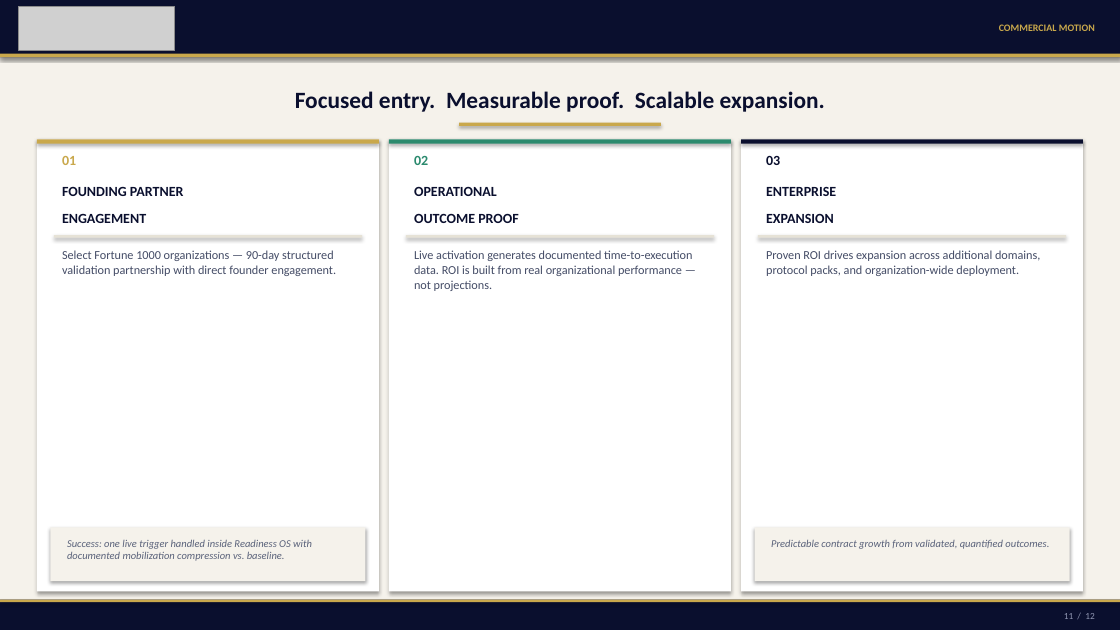
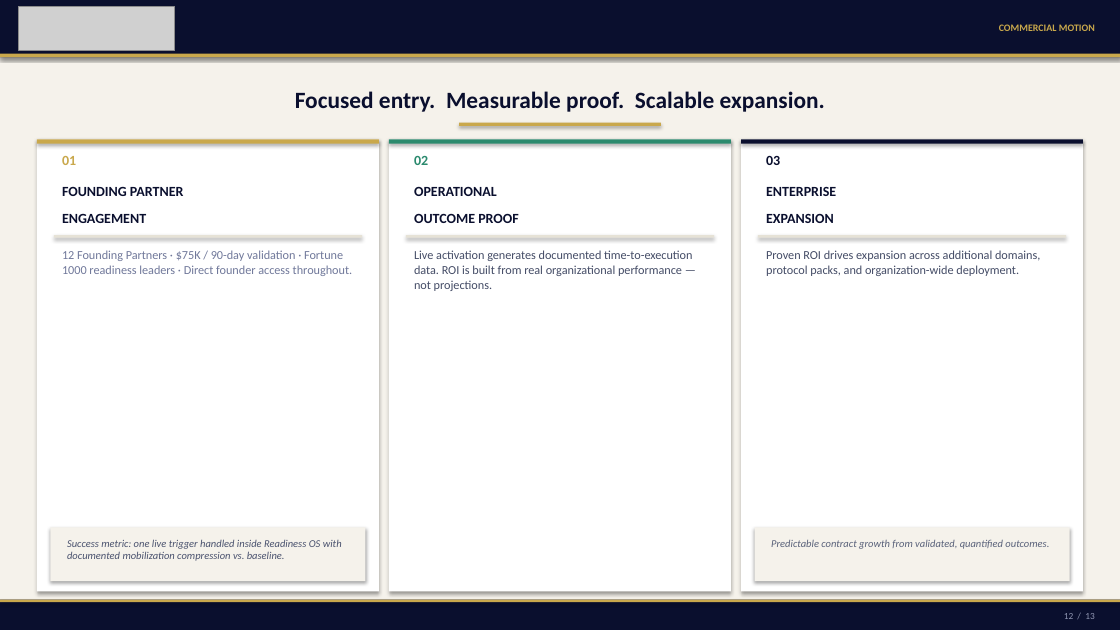
Before and after one commit to mbrunke18/CodePlatform1, a slide deck: slide 12 of attached_assets/VaughnMartin_Pitch_Deck_12Slide_FINAL.pptx (slide 11 before the commit). Drawn at 1120x630 pixels with LibreOffice and Linux fonts; fonts in the diff are those of the drawing; grey boxes stand for pictures. Boxes give left, top, right and bottom in pixels: in the first picture for what was removed or moved away, otherwise in the second. Text is boxed around its words. In the diff, an @@ line names an element or a change of style, - is before the commit and + after.

```diff
--- a/attached_assets/VaughnMartin_Pitch_Deck_12Slide_FINAL.pptx
+++ b/attached_assets/VaughnMartin_Pitch_Deck_12Slide_FINAL.pptx
@@ text at <box>62,250,352,276</box>: text changed; text colour #444C66 to #70789A @@
-Select Fortune 1000 organizations — 90-day structured validation partnership with direct founder engagement.
+12 Founding Partners · $75K / 90-day validation · Fortune 1000 readiness leaders · Direct founder access throughout.
@@ text at <box>67,539,342,561</box>: text changed; text colour #5A627A to #4A526E @@
-Success: one live trigger handled inside Readiness OS with documented mobilization compression vs. baseline.
+Success metric: one live trigger handled inside Readiness OS with documented mobilization compression vs. baseline.
```
Also in this commit, not shown: 11 other slides changed, 1 slide added, 2 other files.
